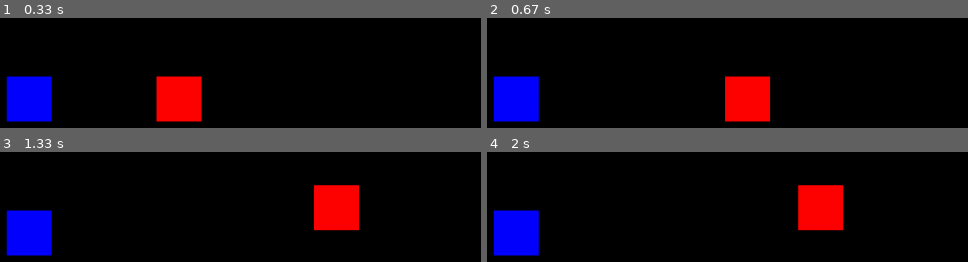
Above: before the commit, frames 1-4 (two rows, left to right).
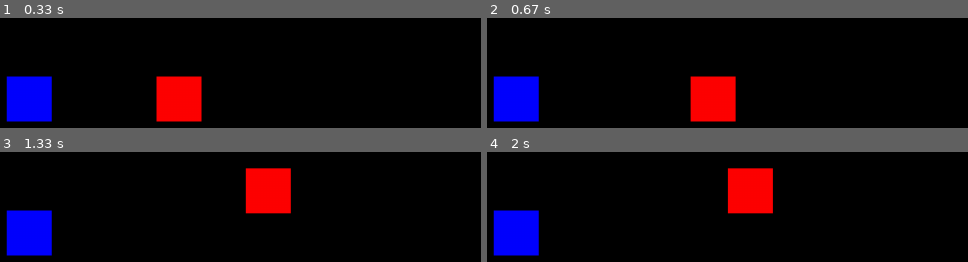
Above: after the commit, the same moments.

Repository: Byte-Craft-Studios/Elysion
Game: pygame game, started from code/main.py
Same seed, same stepped clock (60 frames per second), same inputs: the game is played once before the commit and once after it.
Inputs:
- Up to frame 1 (0.33 s): no input
- Up to frame 2 (0.67 s): hold Right from 0.33 s (still down)
- Up to frame 3 (1.33 s): release Right at 0.8 s; hold Up 0.83-1.13 s; hold Right from 1.17 s (still down)
- Up to frame 4 (2 s): release Right at 1.63 s; hold Left from 1.67 s (still down)

Frame 1 is identical in both runs. In frame 2, 6.1% of the frame differs, in the area x 42-59%, y 52-95%; in frame 3, 7.9%; in frame 4, 8.0%, in the area x 49-75%, y 14-72%.

Commit message:
important settings with dt and the movement

Diff:
--- a/code/level.py
+++ b/code/level.py
@@ -67,18 +67,17 @@
                     player.rect.top = sprite.rect.bottom
                     player.direction.y = 0
 
-    def update_and_draw(self, surface):
+    def update_and_draw(self, surface, dt):
         # player
-        self.player.update()
-        self.player.draw(self.display_surface)
-
+        self.player.update(dt)
+        self.player.draw(surface)
 
         # layer
         self.all_sprites.draw(surface)
 
-    def run(self):
+    def run(self, dt):
         # call methods to draw sth. on the surface
-        self.update_and_draw(self.display_surface)
+        self.update_and_draw(self.display_surface, dt)
 
         # player / wall collision
         self.horizontal_movement_collision()
--- a/code/main.py
+++ b/code/main.py
@@ -1,5 +1,5 @@
 # import lib.
-import pygame, sys
+import pygame, sys, time
 
 # import variables
 from settings import screen_width, screen_height
@@ -19,9 +19,9 @@
         self.level = Level(display_surface)
         self.status = 'level'
 
-    def run(self):
+    def run(self, dt):
         # call the run method on level (IMPORTANT)
-        self.level.run()
+        self.level.run(dt)
 
 # Pygame setup
 pygame.init()
@@ -47,9 +47,9 @@
     # overwrite the old level layer (IMPORTANT)
     display_surface.fill('black')
 
+    # for the performance (FPS)
+    dt = clock.tick() / 1000
+
     # run the game
-    game.run()
-
-    # for the performance (FPS(60))
+    game.run(dt)
     pygame.display.update()
-    clock.tick(60)
--- a/code/player.py
+++ b/code/player.py
@@ -20,42 +20,39 @@
         self.pos = pygame.math.Vector2(self.rect.center)
         self.speed = p_speed
 
-    def input(self):
+    def input(self, dt):
         # control system for player movement
         keys = pygame.key.get_pressed()
 
         # horizontal movement
-        if keys[pygame.K_RIGHT] or keys[pygame.K_d]:
-            self.direction.x = self.speed
-        elif keys[pygame.K_LEFT] or keys[pygame.K_a]:
-            self.direction.x = self.speed * -1
+        if keys[pygame.K_UP]:
+            self.direction.y = -1
+        elif keys[pygame.K_DOWN]:
+            self.direction.y = 1
+        else:
+            self.direction.y = 0
+
+        if keys[pygame.K_RIGHT]:
+            self.direction.x = 1
+        elif keys[pygame.K_LEFT]:
+            self.direction.x = -1
         else:
             self.direction.x = 0
 
-        # vertical movement
-        if keys[pygame.K_UP] or keys[pygame.K_w]:
-            self.direction.y = self.speed * -1
-        elif keys[pygame.K_DOWN] or keys[pygame.K_s]:
-            self.direction.y = self.speed
-        else:
-            self.direction.y = 0
+    def move(self,dt):
 
-        self.rect.x += self.direction.x
-        self.rect.y += self.direction.y
-
-    def move(self):
 		# normalizing a vector
         if self.direction.magnitude() > 0:
             self.direction = self.direction.normalize()
 
 		# horizontal movement
-        self.pos.x += self.direction.x * self.speed
+        self.pos.x += self.direction.x * self.speed * dt
         self.rect.centerx = self.pos.x
 
 		# vertical movement
-        self.pos.y += self.direction.y * self.speed
+        self.pos.y += self.direction.y * self.speed * dt
         self.rect.centery = self.pos.y
 
-    def update(self):
-        self.input()
-        # self.move()
+    def update(self, dt):
+        self.input(dt)
+        self.move(dt)
--- a/code/settings.py
+++ b/code/settings.py
@@ -8,4 +8,4 @@
 solid_color = 'black'
 
 # player settings
-p_speed = 2
+p_speed = 200
